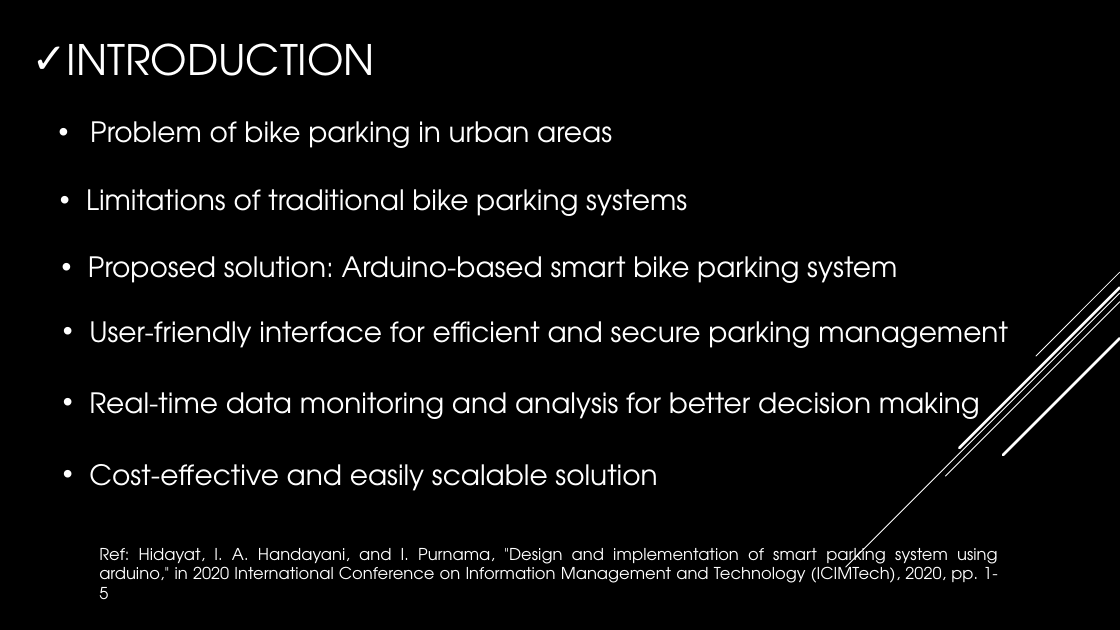
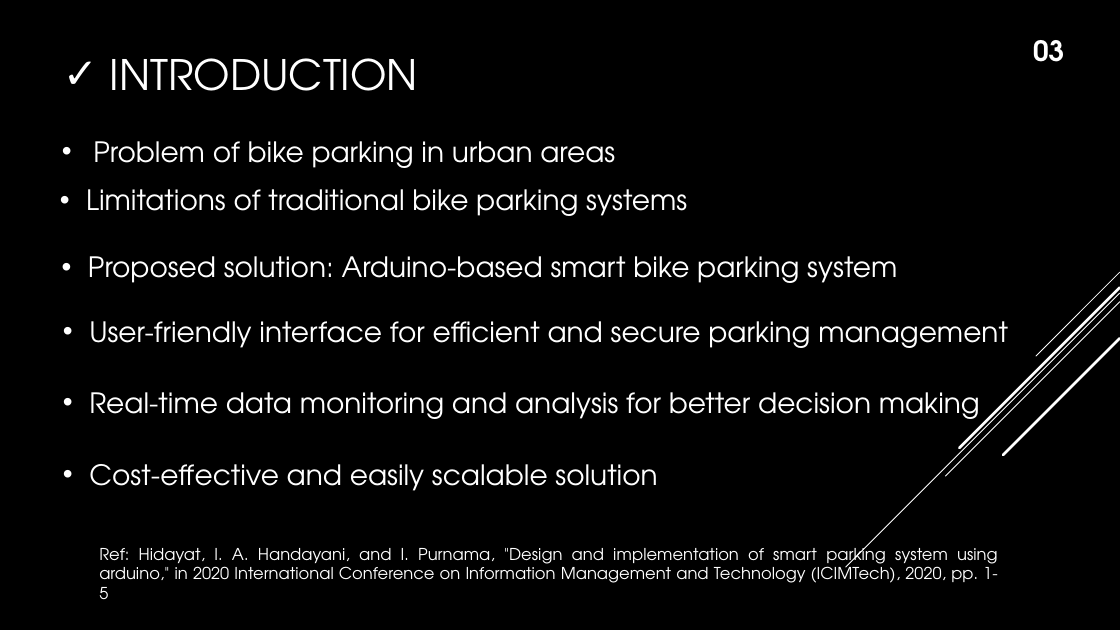
Before and after one commit to istyaque-ahammed/Technical-Writing-and-Presentation, a slide deck: slide 4 of Technical_Presentation.pptx. Drawn at 1120x630 pixels with LibreOffice and Linux fonts; fonts in the diff are those of the drawing. Boxes give left, top, right and bottom in pixels: in the first picture for what was removed or moved away, otherwise in the second. Text is boxed around its words. In the diff, an @@ line names an element or a change of style, - is before the commit and + after.

Commit message:
update

```diff
--- a/Technical_Presentation.pptx
+++ b/Technical_Presentation.pptx
@@ text "INTRODUCTION": place and size @@
-text "INTRODUCTION" at <box>67,43,375,76</box>
+text "INTRODUCTION" at <box>110,58,418,91</box>
@@ text added at <box>1033,40,1064,62</box>, 24 pt, text #FFFFFF, bold @@
+03
@@ title "Problem of bike parking in ...": place and size @@
-title "Problem of bike parking in ..." at <box>90,121,612,148</box>
+title "Problem of bike parking in ..." at <box>93,141,615,168</box>
```
Also in this commit, not shown: 10 other slides changed.
